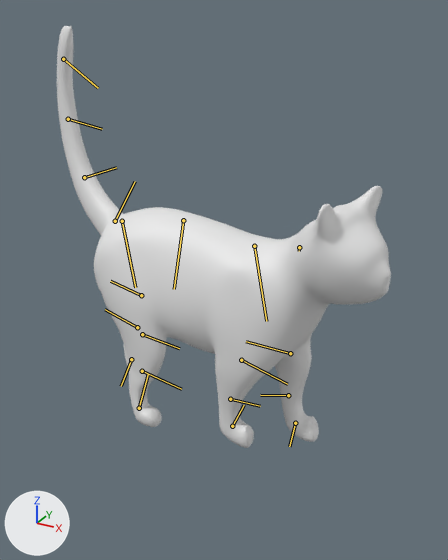
What one commit did to the FBX model Assets/BossScene/Cat_Walk.fbx.
The view is the same before and after, from a 50 mm lens placed at (1.53, -3.48, 2.97), pointed at (-0.3, -0.15, 1.31). The axes (+X, +Y, +Z) are drawn at lower left. The lights are the same throughout. Both versions are drawn at frame 1 of the action 'Take 001'; the numbers are the values there. The bones that bend it are drawn over the model as lines.
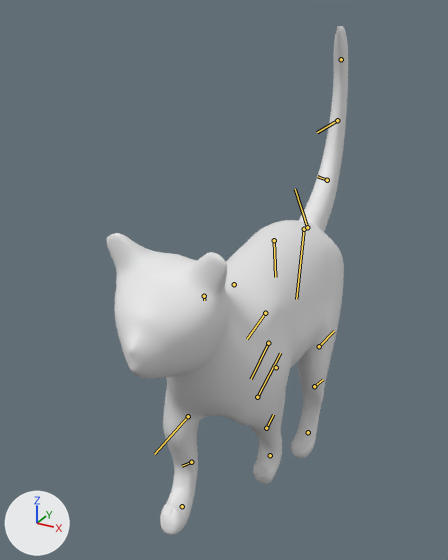
What differs and where, as boxes (x1, y1, x2, y2) in the pictures (448 x 560 px):
'Cylinder001', posed (27% narrower, 21% taller): before (57, 26, 391, 448); after (106, 26, 348, 535)
bone 'Bone_Spine1', root to tip: before (122, 221) to (135, 287); after (304, 229) to (296, 299)
bone 'Bone_Tail1', root to tip: before (115, 221) to (135, 181); after (307, 227) to (295, 189)
bone 'Bone_Leftarm1', root to tip: before (290, 353) to (246, 341); after (257, 397) to (280, 353)
bone 'Bone_Leftarm2', root to tip: before (288, 395) to (260, 395); after (266, 428) to (273, 414)
bone 'Bone_Leftarm3', root to tip: before (295, 423) to (289, 446); after (270, 455) to (270, 455)
bone 'Bone_Leftleg1', root to tip: before (141, 295) to (110, 281); after (319, 346) to (334, 331)
bone 'Bone_Leftleg2', root to tip: before (137, 327) to (105, 309); after (314, 386) to (323, 379)
bone 'Bone_Leftleg3', root to tip: before (131, 359) to (121, 386); after (308, 432) to (308, 432)
bone 'Bone_head', root to tip: before (299, 247) to (299, 251); after (204, 296) to (204, 300)
bone 'Bone_Rightarm1', root to tip: before (241, 360) to (287, 384); after (188, 416) to (154, 454)
bone 'Bone_Rightarm2', root to tip: before (230, 399) to (260, 406); after (191, 462) to (182, 466)
bone 'Bone_Rightarm3', root to tip: before (232, 426) to (244, 405); after (182, 506) to (182, 506)
bone 'Bone_Rightleg1', root to tip: before (142, 334) to (179, 348); after (265, 313) to (247, 339)
bone 'Bone_Rightleg2', root to tip: before (142, 371) to (181, 389); after (268, 343) to (251, 379)
bone 'Bone_Rightleg3', root to tip: before (139, 408) to (148, 374); after (276, 367) to (276, 367)

The edits, one by one:
Bone 'Bone_Spine1' (bone_bone_spine1) moves from (-21.0, -3.2, 0.0) to (27.4, 4.2, 19.0).
Bone 'Bone_Spine1' (bone_bone_spine1) turns from (0, -2, 0) to (-90, 81, -81) degrees about its own x, y and z.
Bone 'Bone_Tail1' (bone_bone_tail1) moves from (16.9, -13.0, 0.0) to (-24.1, 18.5, 21.7).
Bone 'Bone_Tail1' (bone_bone_tail1) turns from (-9, -12, 1) to (-90, -52, 52) degrees about its own x, y and z.
Bone 'Bone_Leftarm1' (bone_bone_leftarm1) moves from (4.5, 11.3, 0.0) to (0.8, 9.0, -27.9).
Bone 'Bone_Leftarm1' (bone_bone_leftarm1) turns from (0, 0, -14) to (90, -24, -14) degrees about its own x, y and z.
Bone 'Bone_Leftarm2' (bone_bone_leftarm2) turns from (0, 0, 0) to (0, 0, 10) degrees about its own x, y and z.
Bone 'Bone_Leftarm3' (bone_bone_leftarm3) moves from (0.0, 0.0, 0.0) to (1.1, 1.9, 0.0).
Bone 'Bone_Leftarm3' (bone_bone_leftarm3) turns from (0, 0, 0) to (0, 0, -1) degrees about its own x, y and z.
Bone 'Bone_Leftleg1' (bone_bone_leftleg1) moves from (2.4, 29.2, 0.0) to (-2.5, -32.8, -3.1).
Bone 'Bone_Leftleg1' (bone_bone_leftleg1) turns from (0, 0, 6) to (90, 5, -5) degrees about its own x, y and z.
Bone 'Bone_Leftleg2' (bone_bone_leftleg2) turns from (0, 0, 0) to (0, 0, -10) degrees about its own x, y and z.
Bone 'Bone_Leftleg3' (bone_bone_leftleg3) moves from (0.0, 0.0, 0.0) to (0.1, 0.3, 0.0).
Bone 'Bone_Leftleg3' (bone_bone_leftleg3) turns from (0, 0, 0) to (0, 0, 25) degrees about its own x, y and z.
Bone 'Bone_head' (bone_bone_head) moves from (-21.2, 1.1, 0.0) to (-27.5, 1.5, -36.3).
Bone 'Bone_head' (bone_bone_head) turns from (1, 15, 0) to (90, 87, 87) degrees about its own x, y and z.
Bone 'Bone_Rightarm1' (bone_bone_rightarm1) moves from (5.1, -20.7, 0.0) to (6.0, -20.4, 27.7).
Bone 'Bone_Rightarm1' (bone_bone_rightarm1) turns from (0, 0, 0) to (90, 4, 14) degrees about its own x, y and z.
Bone 'Bone_Rightarm2' (bone_bone_rightarm2) turns from (0, 0, 0) to (0, 0, 10) degrees about its own x, y and z.
Bone 'Bone_Rightarm3' (bone_bone_rightarm3) moves from (0.0, 0.0, 0.0) to (1.1, -1.9, 0.0).
Bone 'Bone_Rightarm3' (bone_bone_rightarm3) turns from (0, 0, 0) to (0, 0, -4) degrees about its own x, y and z.
Bone 'Bone_Rightleg1' (bone_bone_rightleg1) moves from (1.1, -13.5, 0.0) to (-1.2, 11.5, -28.9).
Bone 'Bone_Rightleg1' (bone_bone_rightleg1) turns from (0, 0, 0) to (90, 15, 5) degrees about its own x, y and z.
Bone 'Bone_Rightleg2' (bone_bone_rightleg2) turns from (0, 0, 0) to (0, 0, -10) degrees about its own x, y and z.
Bone 'Bone_Rightleg3' (bone_bone_rightleg3) moves from (0.0, 0.0, 0.0) to (0.1, -0.3, 0.0).
Bone 'Bone_Rightleg3' (bone_bone_rightleg3) turns from (0, 0, 0) to (0, 0, -5) degrees about its own x, y and z.
